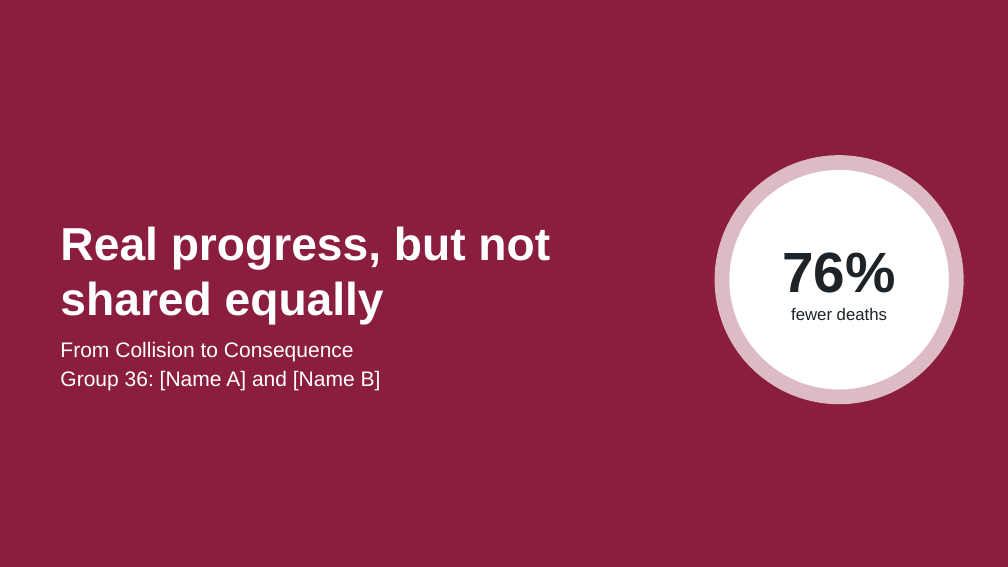
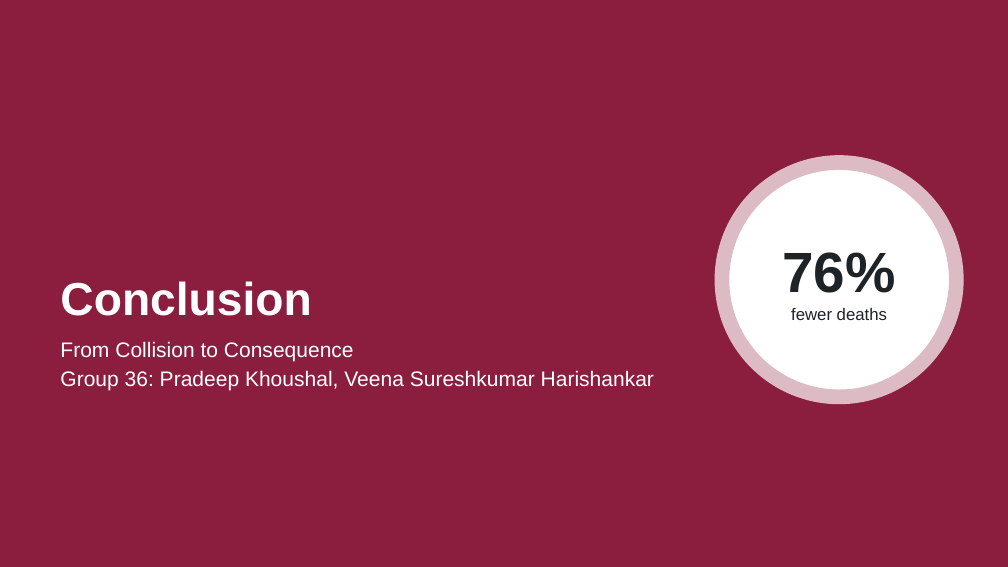
Before and after one commit to hrshankar2002/Data-Vis-Proj, a slide deck: slide 16 of deliverables/Road Crash Presentation-G36.pptx (slide 15 before the commit). Drawn at 1008x567 pixels with LibreOffice and Linux fonts; fonts in the diff are those of the drawing. Boxes give left, top, right and bottom in pixels: in the first picture for what was removed or moved away, otherwise in the second. Text is boxed around its words. In the diff, an @@ line names an element or a change of style, - is before the commit and + after.

```diff
--- a/deliverables/Road Crash Presentation-G36.pptx
+++ b/deliverables/Road Crash Presentation-G36.pptx
@@ title at [60, 281, 311, 316]: text changed @@
-Real progress, but not shared equally
+Conclusion
@@ text at [60, 370, 654, 391]: text changed @@
-Group 36: [Name A] and [Name B]
+Group 36: Pradeep Khoushal, Veena Sureshkumar Harishankar
```
Also in this commit, not shown: 1 other slide changed, 1 slide added, 7 other files.
